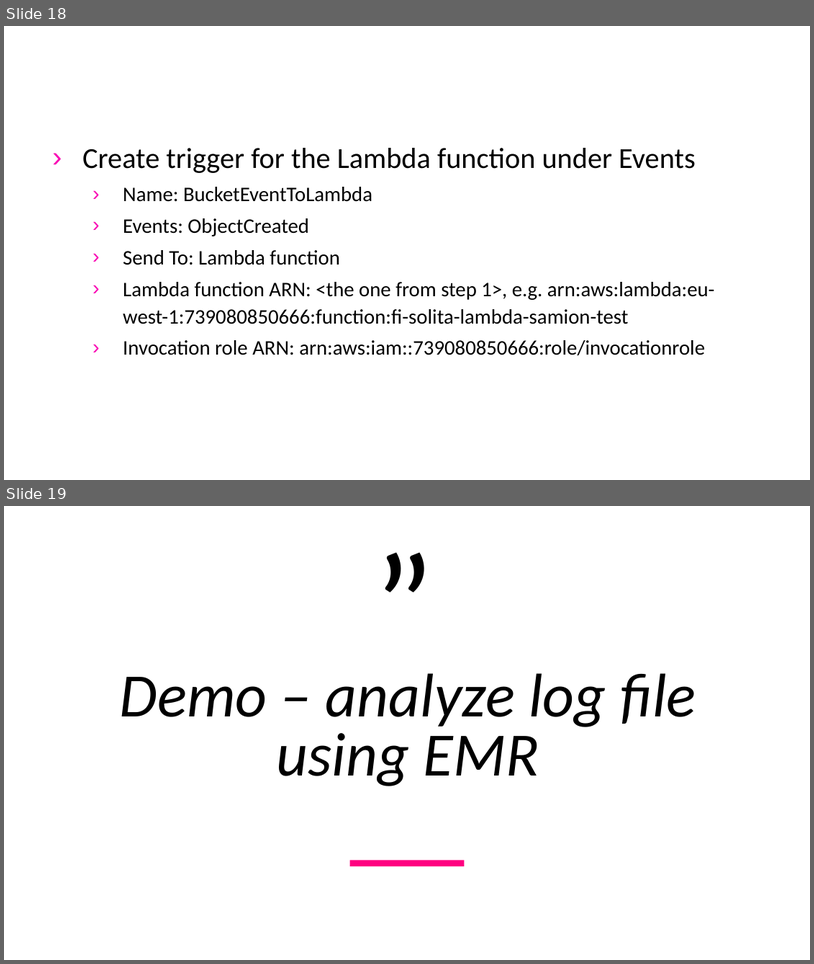
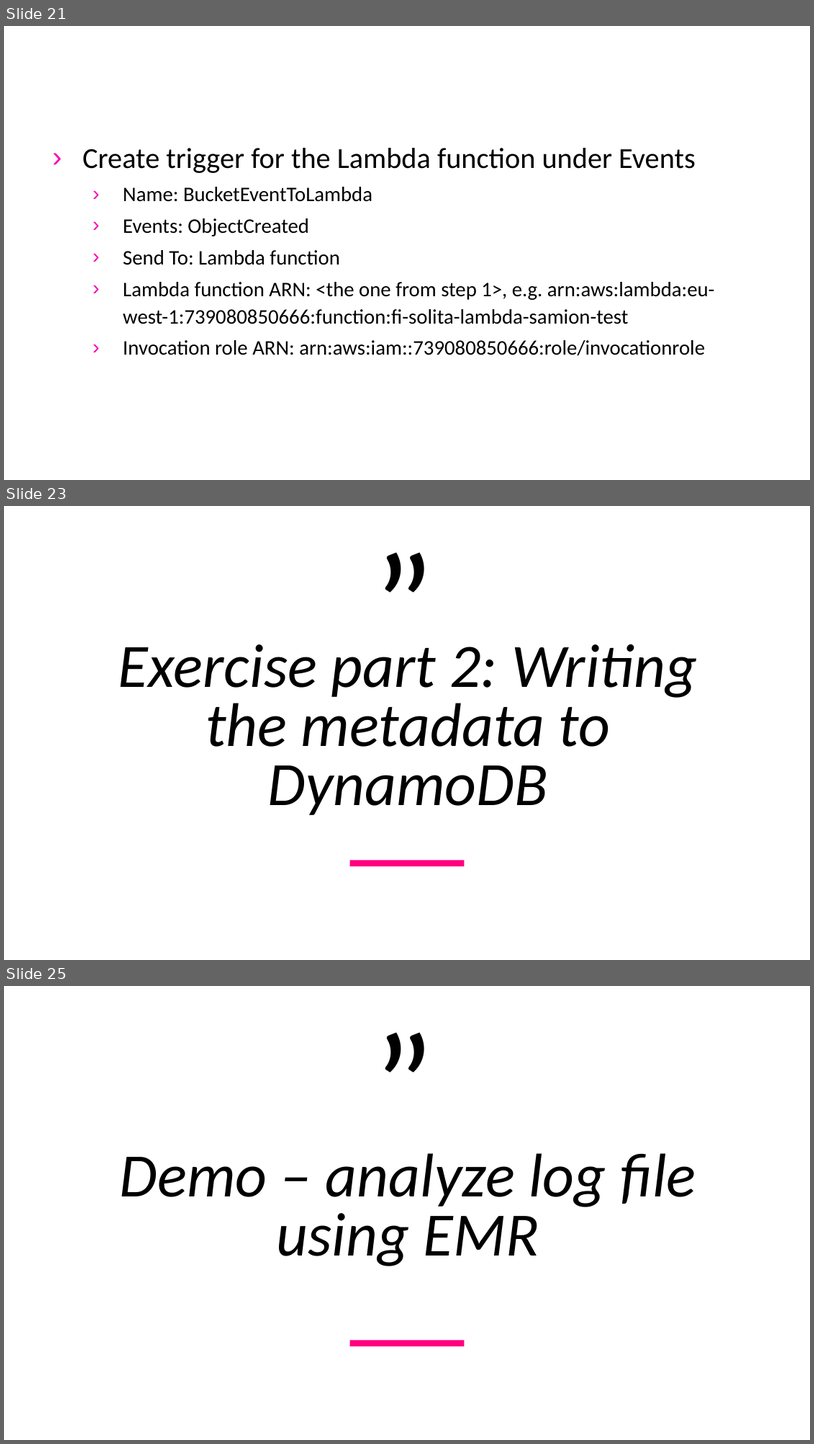
Before and after one commit to samion/aws-lambda, a slide deck: AWS-Lambda.pptx. Shown one above the other, each under a label of ours: slides 18 and 19 before the commit, slides 21, 23 and 25 after it; the slides between them are not shown. The pictures are 814x964 and 814x1444 pixels, drawn with LibreOffice and Linux fonts; fonts in the diff are those of the drawing; background and template pictures are left out. Boxes give left, top, right and bottom in pixels: in the first picture for what was removed or moved away, otherwise in the second. Text is boxed around its words. In the diff, an @@ line names an element or a change of style, - is before the commit and + after.

```diff
--- a/AWS-Lambda.pptx
+++ b/AWS-Lambda.pptx
@@ slide 23 added at [4,506,810,960], background #FFFFFF; not listed: 2 template elements that a slide beside it also shows @@
@@ title added at [118,644,697,815], 55 pt, text #000000, italic @@
+Exercise part 2: Writing the metadata to DynamoDB
@@ what was slide 18 is now slide 21 @@
@@ what was slide 19 is now slide 25 @@
```
Also in this commit, not shown: 7 slides changed, 5 other slides added.
